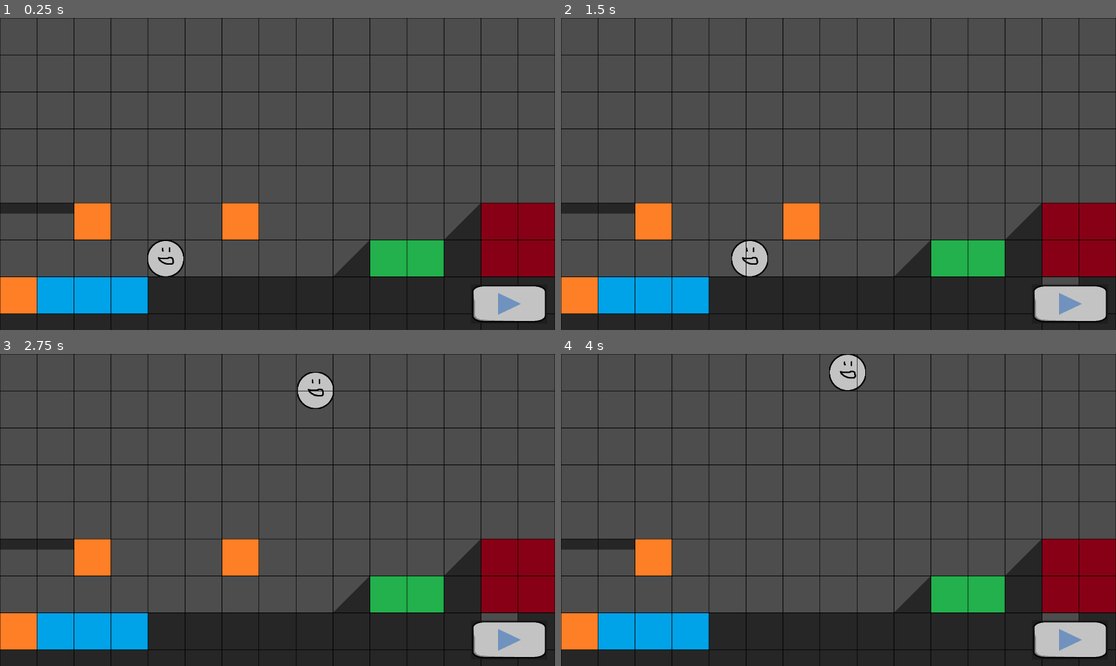
Above: before the commit, frames 1-4 (two rows, left to right).
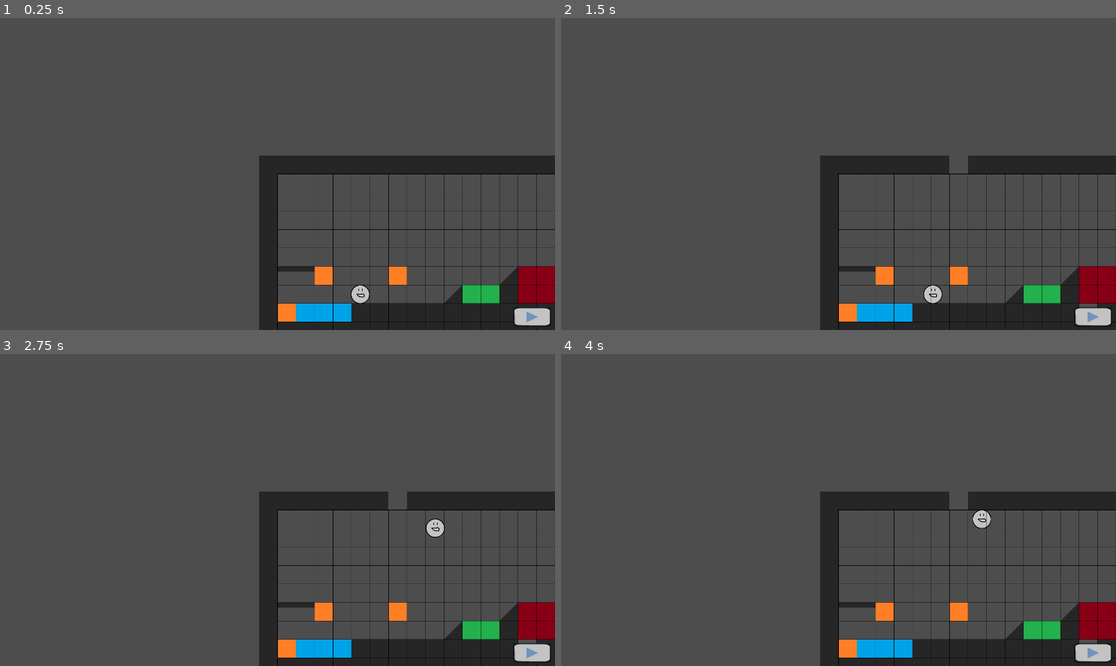
Above: after the commit, the same moments.

Repository: superwhack/levelsmith-platformer
Game: Godot game, scene res://Scenes/node_2d.tscn
Two runs of this game, one before a commit and one after it. Both use one fixed random seed, a clock stepped at 60 frames per second and the inputs below.
Inputs (mouse positions are in pixels of both pictures, inside the frame that each line leads up to; where the layout moved, square brackets give the same spot in the first picture):
- Up to frame 1 (0.25 s): no input
- Up to frame 2 (1.5 s): click (1093, 317) [1071, 305] at 0.5 s; tap Enter at 1.25 s; move the mouse to (960, 158) at 1.27 s; hold Right (right) from 1.28 s (still down); click (960, 158) at 1.35 s
- Up to frame 3 (2.75 s): keep holding Right (right); tap Space (jump) at 1.52, 2.27 s; move the mouse to (166, 525) at 2.02 s; click (166, 525) at 2.1 s
- Up to frame 4 (4 s): move the mouse to (894, 441) at 2.77 s; release Right (right) at 2.78 s; hold Left (left) 2.78-3.53 s; click (894, 441) at 2.85 s; move the mouse to (810, 572) at 3.52 s; hold Right (right) from 3.53 s (still down); click (810, 572) at 3.6 s; tap Space (jump) at 3.77 s

The runs differ from the first frame. In frame 1, 29% of the frame differs, in the area x 0-100%, y 0-100%; in frame 2, 29%; in frame 3, 29%; in frame 4, 29%.

Commit message:
CameraManager_Editor
Camera movement on mouse edge scrolling.
Camera zoom via mouse scroll wheel

Diff:
--- a/levelsmith-platformer/Scenes/node_2d.tscn
+++ b/levelsmith-platformer/Scenes/node_2d.tscn
@@ -3,6 +3,7 @@
 [ext_resource type="Script" uid="uid://j3321yekjhij" path="res://Scripts/EditorManager.gd" id="1_c32x4"]
 [ext_resource type="Script" uid="uid://bl06idiv62yg6" path="res://Scripts/MasterManager.gd" id="2_fg7i4"]
 [ext_resource type="Script" uid="uid://8q4evvrox3yi" path="res://Scripts/GameManager.gd" id="3_gwne5"]
+[ext_resource type="Script" uid="uid://cp4jiffuw8vn4" path="res://Scripts/CameraManager.gd" id="4_fg7i4"]
 [ext_resource type="Script" uid="uid://d11oqcc1xaqai" path="res://Scripts/Player.gd" id="4_hpu6p"]
 [ext_resource type="Texture2D" uid="uid://dglp6ibcolk70" path="res://Assets/Sprites/Entities/dude.png" id="5_op2xg"]
 [ext_resource type="Texture2D" uid="uid://bb7ntbfefykop" path="res://Assets/Sprites/Tiles/solid.png" id="6_1nvmp"]
@@ -145,6 +146,9 @@
 process_mode = 3
 script = ExtResource("3_gwne5")
 
+[node name="Camera2D" type="Camera2D" parent="." unique_id=1853583019]
+script = ExtResource("4_fg7i4")
+
 [node name="CharacterBody2D" type="CharacterBody2D" parent="." unique_id=1377222558]
 position = Vector2(573, 833)
 script = ExtResource("4_hpu6p")
--- /dev/null
+++ b/levelsmith-platformer/Scripts/CameraManager.gd
@@ -0,0 +1,173 @@
+extends Camera2D;
+
+enum State {
+	EDIT,
+	PLAY
+}
+
+# Camera movement settings
+@export var moveSpeed: float = 500.0;
+@export var edgeScrollSpeed: float = 800.0;
+@export var edgeScrollMargin: float = 16.0;
+
+# Camera zoom settings
+@export var zoomSpeed: float = 0.1;
+@export var maxZoomOut: float = 0.5;
+@export var maxZoomIn: float = 3.0;
+
+# Camera smoothing
+@export var lerpSpeed: float = 8.0;
+
+# Grid bounds
+@export var gridMinPos: Vector2 = Vector2(-1000, -1000);
+@export var gridMaxPos: Vector2 = Vector2(1000, 1000);
+
+# Current game state
+var gameState: State = State.EDIT;
+
+# Reference to player
+var playerReference: CharacterBody2D = null;
+
+
+## Initializes the camera
+func _ready() -> void:
+	make_current();
+
+	# Center camera on grid
+	position = (gridMinPos + gridMaxPos) / 2.0;
+
+	# Start zoomed out
+	zoom = Vector2.ONE * maxZoomOut;
+
+## Processes camera logic every frame
+func _process(delta: float) -> void:
+
+	match gameState:
+
+		State.EDIT:
+			process_build_camera(delta);
+
+		State.PLAY:
+			process_player_camera(delta);
+
+	clamp_camera_to_grid();
+
+
+## Handles zoom input
+func _unhandled_input(event: InputEvent) -> void:
+
+	if gameState != State.EDIT:
+		return;
+
+	if event is InputEventMouseButton:
+
+		if event.pressed:
+
+			if event.button_index == MOUSE_BUTTON_WHEEL_DOWN:
+				process_zoom(-zoomSpeed);
+
+			elif event.button_index == MOUSE_BUTTON_WHEEL_UP:
+				process_zoom(zoomSpeed);
+
+
+## Changes the current camera state
+## newState: New camera state
+func set_state(newState: State) -> void:
+	gameState = newState;
+
+
+## Assigns the player reference
+## newPlayerReference: Player node
+func set_player(newPlayerReference: CharacterBody2D) -> void:
+	playerReference = newPlayerReference;
+
+
+## Processes editor camera keypress movement
+func process_build_camera(delta: float) -> void:
+
+	#var inputVector: Vector2 = Vector2.ZERO;
+#
+	#inputVector.x = Input.get_action_strength("move_right") - Input.get_action_strength("move_left");
+#
+	#inputVector.y = Input.get_action_strength("move_down") - Input.get_action_strength("move_up");
+#
+	## Keyboard movement
+	#if inputVector != Vector2.ZERO:
+		#position += inputVector.normalized() * moveSpeed * delta;
+
+	process_edge_scrolling(delta);
+
+
+## Processes editor edge scrolling
+func process_edge_scrolling(delta: float) -> void:
+
+	var mousePos: Vector2 = get_viewport().get_mouse_position();
+	var viewportSize: Vector2 = get_viewport_rect().size;
+
+	var edgeMovement: Vector2 = Vector2.ZERO;
+
+	# Left edge
+	if mousePos.x <= edgeScrollMargin:
+		edgeMovement.x -= 1.0;
+
+	# Right edge
+	elif mousePos.x >= viewportSize.x - edgeScrollMargin:
+		edgeMovement.x += 1.0;
+
+	# Top edge
+	if mousePos.y <= edgeScrollMargin:
+		edgeMovement.y -= 1.0;
+
+	# Bottom edge
+	elif mousePos.y >= viewportSize.y - edgeScrollMargin:
+		edgeMovement.y += 1.0;
+
+	if edgeMovement != Vector2.ZERO:
+		position += edgeMovement.normalized() * edgeScrollSpeed * delta;
+
+
+## Processes player follow camera(not tested yet)
+func process_player_camera(delta: float) -> void:
+
+	if playerReference == null:
+		return;
+
+	position = position.lerp(
+		playerReference.global_position,
+		lerpSpeed * delta
+	);
+
+
+## Adjusts camera zoom
+## zoomAmount: Zoom change amount
+func process_zoom(zoomAmount: float) -> void:
+
+	zoom += Vector2.ONE * zoomAmount;
+
+	zoom.x = clamp(
+		zoom.x,
+		maxZoomOut,
+		maxZoomIn
+	);
+
+	zoom.y = clamp(
+		zoom.y,
+		maxZoomOut,
+		maxZoomIn
+	);
+
+
+## Prevents the camera from leaving the grid
+func clamp_camera_to_grid() -> void:
+
+	position.x = clamp(
+		position.x,
+		gridMinPos.x,
+		gridMaxPos.x
+	);
+
+	position.y = clamp(
+		position.y,
+		gridMinPos.y,
+		gridMaxPos.y
+	);
--- a/levelsmith-platformer/project.godot
+++ b/levelsmith-platformer/project.godot
@@ -23,6 +23,10 @@
 
 window/size/viewport_width=1920
 window/size/viewport_height=1080
+
+[dotnet]
+
+project/assembly_name="levelsmith-platformer"
 
 [input]
 
Not shown, added: levelsmith-platformer/Scripts/CameraManager.gd.uid
